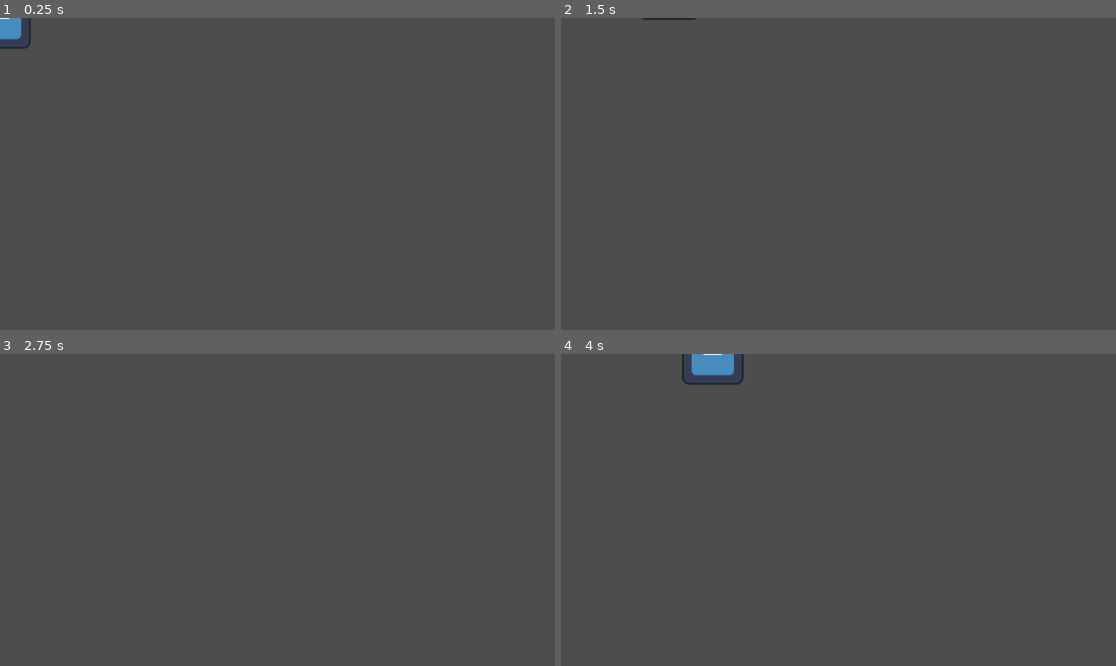
Above: before the commit, frames 1-4 (two rows, left to right).
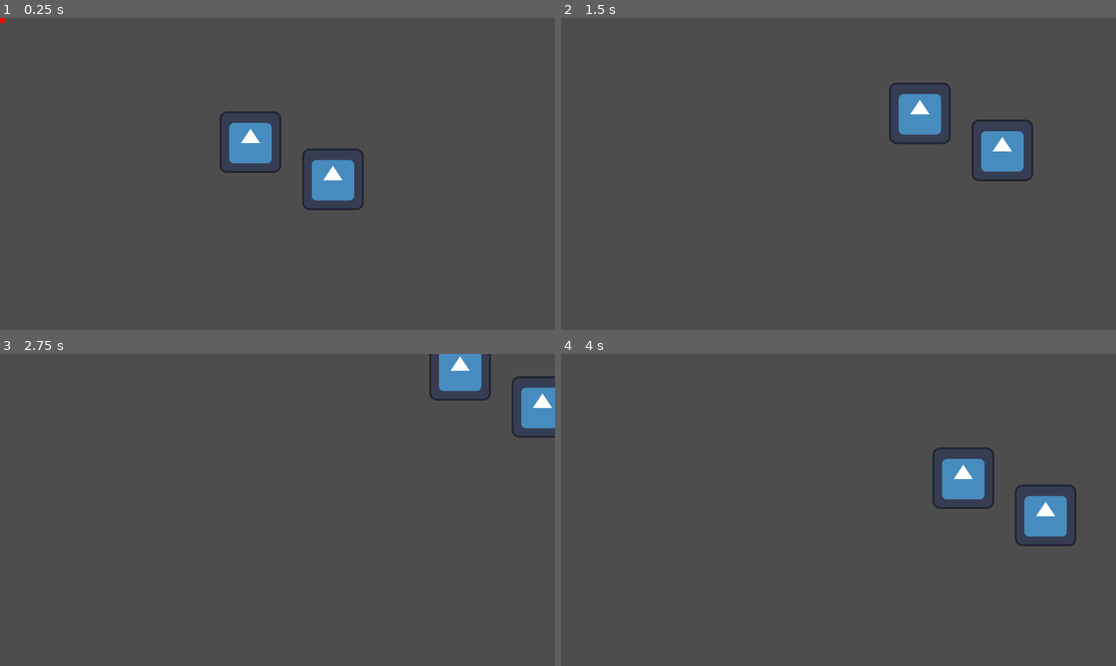
Above: after the commit, the same moments.

Repository: imogawomp/gunpit
Game: Godot game, scene res://levels/test_level.tscn
The game is run twice, just before and just after one commit, with the same random seed, the same clock (stepped at 60 frames per second) and the same inputs. Before the commit the project starts from res://units/unit/unit.tscn. The engine's default icon, where the game draws it, is replaced by a stand-in: a white triangle on a blue panel in a dark square.
Inputs (mouse positions are in pixels of both pictures, inside the frame that each line leads up to):
- Up to frame 1 (0.25 s): no input
- Up to frame 2 (1.5 s): tap Enter at 0.5 s; move the mouse to (960, 158) at 0.52 s; hold Right (ui_right) 0.53-1.28 s; hold Ctrl (ctrl) 0.53-1.28 s; click (960, 158) at 0.8 s; move the mouse to (727, 189) at 1.27 s; hold Down (ui_down) from 1.28 s (still down); click (727, 189) at 1.35 s
- Up to frame 3 (2.75 s): right-click (166, 525) at 1.55 s; move the mouse to (333, 441) at 2.02 s; release Down (ui_down) at 2.03 s; hold Right (ui_right) from 2.03 s (still down); hold Ctrl (ctrl) from 2.03 s (still down); right-click (333, 441) at 2.1 s
- Up to frame 4 (4 s): move the mouse to (810, 572) at 2.77 s; release Right (ui_right) at 2.78 s; release Ctrl (ctrl) at 2.78 s; hold Up (ui_up) 2.78-3.53 s; tap Ctrl (ctrl) at 2.85 s; click (810, 572) at 3.05 s; move the mouse to (1005, 556) at 3.52 s; hold Left (ui_left) from 3.53 s (still down); click (1005, 556) at 3.6 s; right-click (1005, 556) at 3.8 s

The runs differ from the first frame. In frame 1, 2.9% of the frame differs, in the area x 0-66%, y 0-62%; in frame 2, 2.6%; in frame 3, 2.1%; in frame 4, 3.2%, in the area x 21-93%, y 0-62%.

Commit message:
Move command implemented, untested

Diff:
--- a/levels/test_level.tscn
+++ b/levels/test_level.tscn
@@ -5,10 +5,10 @@
 
 [node name="test_level" type="Node2D"]
 
-[node name="unit" parent="." instance=ExtResource("1_6lxmh")]
-position = Vector2(340, 258)
+[node name="unit_handler" parent="." instance=ExtResource("2_t3iyp")]
 
-[node name="unit2" parent="." instance=ExtResource("1_6lxmh")]
-position = Vector2(814, 453)
+[node name="unit2" parent="unit_handler" instance=ExtResource("1_6lxmh")]
+position = Vector2(691, 335)
 
-[node name="unit_handler" parent="." instance=ExtResource("2_t3iyp")]
+[node name="unit" parent="unit_handler" instance=ExtResource("1_6lxmh")]
+position = Vector2(520, 258)
--- a/project.godot
+++ b/project.godot
@@ -11,7 +11,7 @@
 [application]
 
 config/name="TD_RTS"
-run/main_scene="res://units/unit/unit.tscn"
+run/main_scene="res://levels/test_level.tscn"
 config/features=PackedStringArray("4.2", "Forward Plus")
 config/icon="res://icon.svg"
 
@@ -27,3 +27,8 @@
 "events": [Object(InputEventKey,"resource_local_to_scene":false,"resource_name":"","device":-1,"window_id":0,"alt_press …(182 unchanged characters)…
 ]
 }
+rmb={
+"deadzone": 0.5,
+"events": [Object(InputEventMouseButton,"resource_local_to_scene":false,"resource_name":"","device":-1,"window_id":0,"alt_pressed":false,"shift_pressed":false,"ctrl_pressed":false,"meta_pressed":false,"button_mask":0,"position":Vector2(0, 0),"global_position":Vector2(0, 0),"factor":1.0,"button_index":2,"canceled":false,"pressed":false,"double_click":false,"script":null)
+]
+}
--- a/units/unit_handler/unit_handler.gd
+++ b/units/unit_handler/unit_handler.gd
@@ -1,4 +1,3 @@
-@tool
 extends Node2D
 
 var selected_units : Array = []
@@ -9,11 +8,17 @@
 @onready var select_area : Area2D = $select_area
 @onready var select_shape : CollisionShape2D = $select_area/select_shape
 
+var move_start : Vector2
+var move_end : Vector2
+
 func _ready():
 	select_area.monitorable = false
 	select_area.monitoring = false
 
 func _process(_delta):
+	selection_inputs()
+
+func selection_inputs () -> void:
 	if Input.is_action_just_pressed("lmb"):
 		select_start = get_global_mouse_position()
 		print(select_start)
@@ -25,22 +30,32 @@
 
 func adjust_area_get_units () -> void:
 	var shape_rect := RectangleShape2D.new()
-	shape_rect.size = abs(select_start - select_end)
+	var size : Vector2 = abs(select_start - select_end)
+	shape_rect.size = size
 	select_shape.shape = shape_rect
 
-	select_area.global_position = (select_start + select_end / 2)
+	var a_pos : Vector2 = Vector2((select_start.x + select_end.x) / 2, (select_start.y + select_end.y) / 2)
+	select_area.global_position = a_pos
 	select_area.monitoring = true
 
-	var units_in_area := select_area.get_overlapping_bodies()
+	var units_in_area : Array = []
 
+	if get_child_count() > 1:
+		for chld in range(1, get_child_count()):
+			var pos : Vector2 = get_child(chld).position
+			if (pos.x > (a_pos.x - (size.x/2))) && (pos.x < (a_pos.x + (size.x/2))):
+				if (pos.y > (a_pos.y - (size.y/2))) && (pos.y < (a_pos.y + (size.y/2))):
+					units_in_area.append(get_child(chld))
 
 	if Input.is_action_pressed("ctrl"):
-		pass
+		for unit in units_in_area:
+			if !selected_units.has(unit):
+				selected_units.append_array(units_in_area)
 	else:
 		selected_units.resize(0)
 		selected_units.append_array(units_in_area)
 
-	print(select_area.get_overlapping_bodies())
+	print(selected_units)
 	select_area.monitoring = false
 
 
@@ -49,6 +64,35 @@
 func _draw():
 	var n_rect : Rect2 = Rect2()
 	n_rect.size = select_shape.shape.size
-	n_rect.position = select_area.position
+	n_rect.position = select_area.position - (select_shape.shape.size / 2)
 
 	draw_rect(n_rect, Color.RED)
+
+func move_command_inputs () -> void:
+	if Input.is_action_just_pressed("rmb"):
+		move_start = get_global_mouse_position()
+		print(move_start)
+
+	if Input.is_action_just_released("rmb"):
+		move_end = get_global_mouse_position()
+		print(move_end)
+		adjust_area_get_units()
+
+func pass_move_points () -> void:
+	if selected_units:
+		if move_end.distance_to(move_start) || (selected_units.size() < 2):
+			var mid_point : Vector2 = Vector2((move_end.x + move_start.x) / 2, (move_end.y + move_start.y) / 2)
+
+			for unit in selected_units:
+				pass
+				# unit.TARGET_POSITION = mid_point
+		else:
+			var slope_vector : Vector2 = Vector2(move_end.x - move_start.x, move_end.y - move_start.y)
+
+			var slope_mult : float = 1 / selected_units.size()
+
+			for idx in selected_units.size():
+				pass
+				var unit : Node3D = selected_units[idx]
+
+				# unit.TARGET_POSITION = move_start + ((idx * slope_mult) * slope_vector)
--- a/units/unit_handler/unit_handler.tscn
+++ b/units/unit_handler/unit_handler.tscn
@@ -8,6 +8,8 @@
 script = ExtResource("1_44hxx")
 
 [node name="select_area" type="Area2D" parent="."]
+monitoring = false
+monitorable = false
 
 [node name="select_shape" type="CollisionShape2D" parent="select_area"]
 shape = SubResource("RectangleShape2D_bn4hs")
